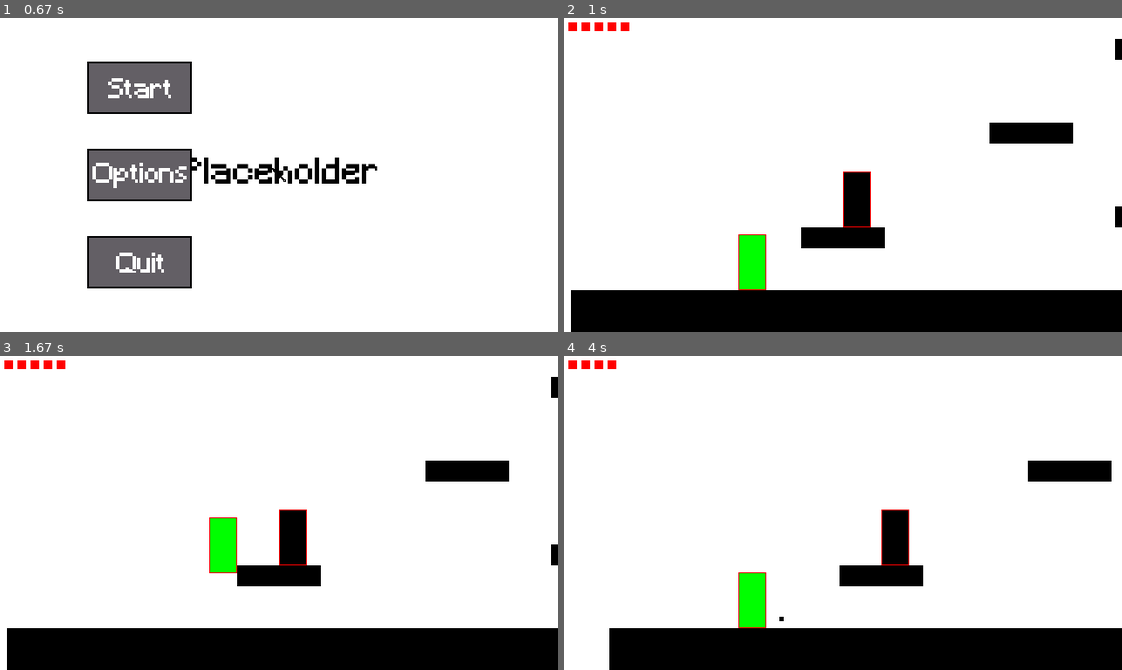
Above: before the commit, frames 1-4 (two rows, left to right).
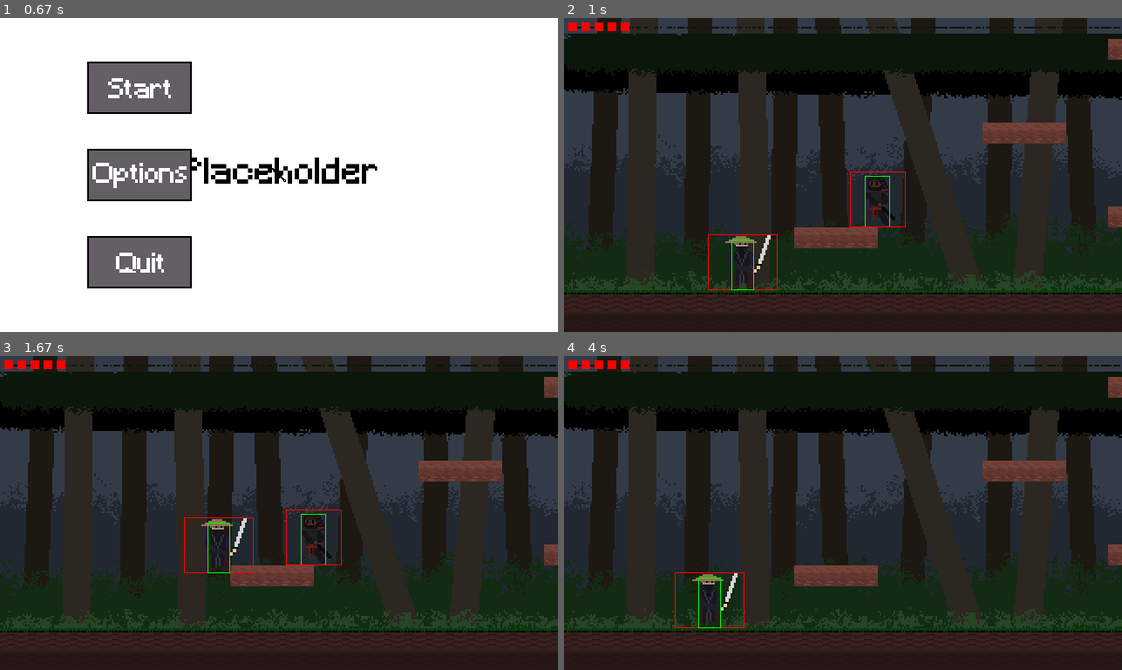
Above: after the commit, the same moments.

Repository: Mallet-Marie/pygame_metroidvania
Game: pygame game, started from game.py
Two runs of this game, one before a commit and one after it. Both use one fixed random seed, a clock stepped at 60 frames per second and the inputs below.
Inputs (mouse positions are in pixels of both pictures, inside the frame that each line leads up to):
- Up to frame 1 (0.67 s): tap Enter at 0.33 s
- Up to frame 2 (1 s): click (703, 87) at 0.72 s
- Up to frame 3 (1.67 s): hold D 1-1.47 s; move the mouse to (457, 503) at 1.03 s; hold W from 1.5 s (still down)
- Up to frame 4 (4 s): release W at 1.8 s; hold D 1.83-2.3 s; hold A 2.33-2.87 s; tap Space at 3.23 s; hold A 3.57-3.97 s

Frame 1 is identical in both runs. In frame 2, 99% of the frame differs, in the area x 0-100%, y 0-100%; in frame 3, 99%; in frame 4, 99%.

Commit message:
hitboxes

Diff:
--- a/final project ideas.txt
+++ b/final project ideas.txt
@@ -40,6 +40,10 @@
 	followed by ghosts of fallen samurai
 	strengthened/motivated by their hatred and thirst for vengeance
 	kunai mouse pointer in menus
+	boss jump attack and spawn sword from ground
+	boss jump attack and shockwave
+	boss swords hover around boss and sometimes shoot at player/block
+	boss dash attack
 Timeline for Samurai game:
 	horizontal movement (done)
 	jump (done)
--- a/map4.ldtk
+++ b/map4.ldtk
@@ -5,11 +5,11 @@
 		"doc": "https://ldtk.io/json",
 		"schema": "https://ldtk.io/files/JSON_SCHEMA.json",
 		"appAuthor": "Sebastien 'deepnight' Benard",
-		"appVersion": "1.0.0",
+		"appVersion": "1.1.0",
 		"url": "https://ldtk.io"
 	},
-	"jsonVersion": "1.0.0",
-	"appBuildId": 457931,
+	"jsonVersion": "1.1.0",
+	"appBuildId": 458005,
 	"nextUid": 12,
 	"identifierStyle": "Capitalize",
 	"worldLayout": "Free",
@@ -25,6 +25,7 @@
 	"minifyJson": false,
 	"externalLevels": false,
 	"exportTiled": false,
+	"simplifiedExport": false,
 	"imageExportMode": "None",
 	"pngFilePattern": null,
 	"backupOnSave": false,
@@ -327,16 +328,16 @@
 						},
 						{
 							"__identifier": "Samurai",
-							"__grid": [107,31],
+							"__grid": [103,31],
 							"__pivot": [0,0],
 							"__tags": [],
 							"__tile": { "tilesetUid": 2, "x": 128, "y": 0, "w": 64, "h": 64 },
 							"__smartColor": "#94D9B3",
-							"iid": "f5865fe0-8dc0-11ec-ba3c-57b77290b988",
+							"iid": "d21bfb60-8dc0-11ec-bd2d-f323baa81f67",
 							"width": 64,
 							"height": 64,
 							"defUid": 6,
-							"px": [856,248],
+							"px": [824,248],
 							"fieldInstances": []
 						}
 					]
--- a/sprites.py
+++ b/sprites.py
@@ -8,15 +8,17 @@
     def __init__(self, game, pos):
         pygame.sprite.Sprite.__init__(self)
         self.game = game
-        self.image = pygame.image.load(path.join(self.game.game.assets_dir, "player.png"))
-        self.image = pygame.Surface((32, 64))
-        #self.image = pygame.transform.scale2x(self.image)
-        #self.image.set_alpha(64) make transparent
-        self.image.fill(GREEN)
+        self.image = pygame.image.load(path.join(self.game.game.assets_dir, "player.png")).convert_alpha()
+        #self.image = pygame.transform.flip(self.image, True, False)
         self.rect = self.image.get_rect()
+        self.hitbox = self.image.get_rect()
+        self.hitbox.inflate_ip(-54, -6)
+        self.hitbox.move_ip(0, 3)
         pygame.draw.rect(self.image, RED, self.rect, 1)
+        pygame.draw.rect(self.image, GREEN, self.hitbox, 1)
         self.rect.topleft = pos[0], pos[1]
         self.posx, self.posy = self.rect.topleft
+        self.hitbox.centerx , self.hitbox.centery = self.rect.centerx-5, self.rect.centery+3
         self.health = 5
         self.velx = 0
         self.vely = 0
@@ -29,7 +31,6 @@
         self.invincible = False
         #self.hit = False
         self.been_hit = False
-        self.hitbox = self.rect.copy()
         pygame.draw.rect(self.image, GREEN, self.hitbox, 1) #hitbox
         self.iframes = pygame.time.get_ticks()
 
@@ -41,7 +42,7 @@
             if self.dx < 0:
                 self.posx = hits[0].hitbox.right
             self.velx = 0
-            self.rect.x = self.posx
+            self.rect.x = self.posx-27
             self.hitbox.x = self.posx
 
     def vertical_movement(self, tiles):
@@ -56,12 +57,12 @@
                 self.vely = 0
                 self.jumps = 2
                 self.hitbox.y = self.posy
-                self.rect.y = self.posy
+                self.rect.y = self.posy-6
             if self.vely < 0:
                 self.vely = 0
-                self.posy = hits[0].rect.bottom
+                self.posy = hits[0].hitbox.bottom
                 self.hitbox.y = self.posy
-                self.rect.y = self.posy
+                self.rect.y = self.posy-6
 
         if self.on_ground and self.vely != 0:
             self.on_ground = False
@@ -90,7 +91,7 @@
         self.dx = self.inputs["right"] - self.inputs["left"]
         self.velx = dt * self.dx * 3
         self.posx += self.velx
-        self.rect.x = self.posx
+        self.rect.x = self.posx-27
         self.hitbox.x = self.posx
         self.horizontal_movement(tiles)
        # if self.jumping:
@@ -103,7 +104,7 @@
             self.jumping = False
         self.vely += self.acc*.9 * dt
         self.posy += ((self.vely * dt) + ((self.acc/2) * (dt**2)))
-        self.rect.y = self.posy
+        self.rect.y = self.posy-6
         self.hitbox.y = self.posy
 
         self.vertical_movement(tiles)
@@ -173,11 +174,11 @@
         pygame.sprite.Sprite.__init__(self)
         self.game = game
         self.image = pygame.image.load(path.join(self.game.game.assets_dir, "ninja.png")).convert_alpha()
-        self.image = pygame.Surface((32, 64))
-        #self.image = pygame.transform.flip(self.image, True, False)
-        #self.image.set_colorkey(BLACK)
+        #self.image = pygame.Surface((32, 64))
+        self.image = pygame.transform.flip(self.image, True, False)
+        self.image.set_colorkey(BLACK)
         #self.image = pygame.transform.scale2x(self.image)
-        self.image.fill(BLACK)
+        #self.image.fill(BLACK)
         self.hitbox = self.image.get_rect()
         self.rect = self.image.get_rect()
         self.hitbox = self.hitbox.inflate(-35, -5)
@@ -252,12 +253,13 @@
 
     def update(self, dt, tiles):
         if self.fleeing:
-            if self.points[self.next_point]["cx"] * 8 < self.rect.x:
+            if self.points[self.next_point]["cx"] * 8 - self.rect.x > 5:
+                self.dx = 1
+            elif self.points[self.next_point]["cx"] * 8 - self.rect.x < -5:
                 self.dx = -1
-            elif self.points[self.next_point]["cx"] * 8 > self.rect.x:
-                self.dx = 1
             else:
                 self.dx = 0
+                self.fleeing = False
             if (abs(self.rect.x - self.points[self.next_point]["cx"]*8)) <= 170 and self.rect.y - self.points[self.next_point]["cy"]*8 > 64 and not self.jumping:
                 self.jump()
 
@@ -265,6 +267,9 @@
             self.dx_sword = 1
         elif self.rect.x > self.game.player.rect.x:
             self.dx_sword = -1
+
+        if self.game.player.rect.centerx - self.rect.x < 15 and self.game.player.rect.centerx - self.rect.x > -15:
+            self.fleeing = True
 
         self.velx = self.dx * 4 * dt
         if self.health <= 0:
@@ -302,22 +307,24 @@
     def __init__(self, game, pos):
         pygame.sprite.Sprite.__init__(self)
         self.game = game
-        #self.image = pygame.image.load(path.join(self.game.game.assets_dir, "samurai.png")).convert_alpha()
-        #self.image = pygame.transform.flip(self.image, True, False)
-        self.image = pygame.Surface((32, 64))
-        self.image.fill(RED)
+        self.image = pygame.image.load(path.join(self.game.game.assets_dir, "samurai.png")).convert_alpha()
+        self.image = pygame.transform.flip(self.image, True, False)
+        #self.image = pygame.Surface((32, 64))
+        #self.image.fill(RED)
         self.rect = self.image.get_rect()
-        self.hitbox = self.rect.copy()
-        self.hitbox = self.hitbox.inflate(-64, 0)
+        self.hitbox = self.image.get_rect()
+        self.hitbox.inflate_ip(-48, 0)
         #self.hitbox = self.hitbox.move(-6, 3)
         pygame.draw.rect(self.image, GREEN, self.hitbox, 1) #hitbox
         pygame.draw.rect(self.image, RED, self.rect, 1)
         self.rect.topleft = pos[0], pos[1]
-        self.posx, self.posy = self.rect.center
-        self.hitbox.center = (self.posx, self.posy)
+        self.posx, self.posy = self.rect.topleft
+        self.hitbox.center = self.rect.center
+        print(self.rect.x)
+        print(self.hitbox.x)
         self.attack_area = pygame.Rect(0, 0, 96, 80)
         self.attack_area.center = self.rect.center
-        self.bounds = (self.posx - 75, self.posx +75)
+        self.bounds = (self.hitbox.centerx - 75, self.hitbox.centerx +75)
         self.vely = 0
         self.velx = 0
         self.acc = .5
@@ -346,17 +353,30 @@
         self.game.mob_melee.add(self.sword)
         self.game.all_sprites.add(self.sword)
 
+    def horizontal_collisions(self, tiles):
+        hits = pygame.sprite.spritecollide(self, tiles, False, self.game.collide_hitbox)
+        if hits:
+            if self.dx > 0:
+                self.posx = hits[0].hitbox.left - self.hitbox.width
+            if self.dx < 0:
+                self.posx = hits[0].hitbox.right
+            self.velx *= -1
+            self.rect.x = self.posx-24
+            self.hitbox.x = self.posx
+
     def vertical_collisions(self, tiles):
-        hits = pygame.sprite.spritecollide(self, tiles, False)
+        hits = pygame.sprite.spritecollide(self, tiles, False, self.game.collide_hitbox)
         if hits:
             if self.vely > 0:
-                self.posy = hits[0].rect.top - self.rect.height
-                self.vely = 0
+                self.posy = hits[0].hitbox.top - self.hitbox.height
+                self.vely = 0
+                self.hitbox.y = self.posy
                 self.rect.y = self.posy
             if self.vely < 0:
                 self.vely = 0
-                self.posy = hits[0].rect.bottom
+                self.posy = hits[0].hitbox.bottom
                 self.rect.y = self.posy
+                self.hitbox.y = self.posy
 
     def update(self, dt, tiles):
         hits = self.attack_area.colliderect(self.game.player.rect)
@@ -386,33 +406,33 @@
                     self.attack()
         else:
             self.velx = dt * self.dx * 2.6
-        print(self.velx)
-        if abs(self.rect.x - self.game.player.rect.x) <= 150:
+        if abs(self.hitbox.centerx - self.game.player.hitbox.centerx) <= 150:
             self.seeking = True
             self.patrol = False
         else:
             if self.seeking:
                 self.patrol = True
                 self.seeking = False
-                self.bounds = (self.posx - 75, self.posx +75)
+                self.bounds = (self.hitbox.centerx - 75, self.hitbox.centerx +75)
 
         if self.patrol:
-            if self.rect.centerx <= self.bounds[0]:
+            if self.hitbox.centerx <= self.bounds[0]:
                 self.dx = 1
-            elif self.rect.centerx >= self.bounds[1]:
+            elif self.hitbox.centerx >= self.bounds[1]:
                 self.dx = -1
         elif self.seeking:
-            if self.rect.x - self.game.player.rect.x < -5:
+            if self.hitbox.centerx - self.game.player.hitbox.centerx < -5:
                 self.dx = 1
-            elif self.rect.x - self.game.player.rect.x > 5:
+            elif self.hitbox.centerx - self.game.player.hitbox.centerx > 5:
                 self.dx = -1
             else:
                 self.dx = 0
 
         self.posx += self.velx
-        self.rect.centerx = self.posx
-        self.attack_area.centerx = self.posx
-        self.hitbox.centerx = self.posx
+        self.rect.x = self.posx - 24
+        self.hitbox.x = self.posx
+        self.horizontal_collisions(tiles)
+        self.attack_area.centerx = self.hitbox.centerx
 
         self.vely += self.acc*.9 *dt
         self.posy += ((self.vely * dt) + ((self.acc/2) * (dt**2)))
--- a/states/world.py
+++ b/states/world.py
@@ -26,7 +26,7 @@
 class StaticTile(Tile):
     def __init__(self, id, pos, surface):
         Tile.__init__(self, id, pos)
-        #self.image = surface
+        self.image = surface
 
 class CameraGroup(pygame.sprite.Group):
     def __init__(self):
@@ -43,7 +43,7 @@
         self.offsetx, self.offsety = self.camera_rect.left - 200, self.camera_rect.top - 300
         #player.rect.centerx - self.half_w, player.rect.centery - self.half_h
 
-        if player.rect.left < self.camera_rect.left:
+        if player.rect.left < self.camera_rect.left and player.rect.left > 200:
             self.camera_rect.left = player.rect.left
         if player.rect.right > self.camera_rect.right:
             self.camera_rect.right = player.rect.right
@@ -143,7 +143,7 @@
                 hit.iframe()
                 hit.attack_time = pygame.time.get_ticks()
                 hit.should_attack = True
-        player_hits = pygame.sprite.spritecollide(self.player, self.mobs, False)
+        #player_hits = pygame.sprite.spritecollide(self.player, self.mobs, False)
         mob_hits = pygame.sprite.spritecollide(self.player, self.mob_attacks, False)
         mob_melee_hits = pygame.sprite.spritecollide(self.player, self.mob_melee, False)
         if not self.player.invincible:
@@ -153,9 +153,9 @@
             for hit in mob_hits:
                 self.player.health -= 1
                 self.player.iframe()
-            if player_hits:
-                self.player.health -= 1
-                self.player.iframe()
+            #if player_hits:
+            #    self.player.health -= 1
+            #    self.player.iframe()
 
             if self.player.health <= 0 or self.player.rect.bottom >= HEIGHT:
                 self.exit_state()
@@ -173,8 +173,8 @@
             display.blit(heart_img, heart_rect)
 
     def draw(self, display):
-        #display.blit(self.image, self.rect) # Erase screen/draw background
-        display.fill(WHITE)
+        display.blit(self.image, self.rect) # Erase screen/draw background
+        #display.fill(WHITE)
         # *after* drawing everything, flip the display
+        self.all_sprites.custom_draw(display, self.player)
         self.draw_health(display, 10, 10, self.player.health)
-        self.all_sprites.custom_draw(display, self.player)
Binary file changed: assets/player.png
Binary file changed: assets/samurai.png
